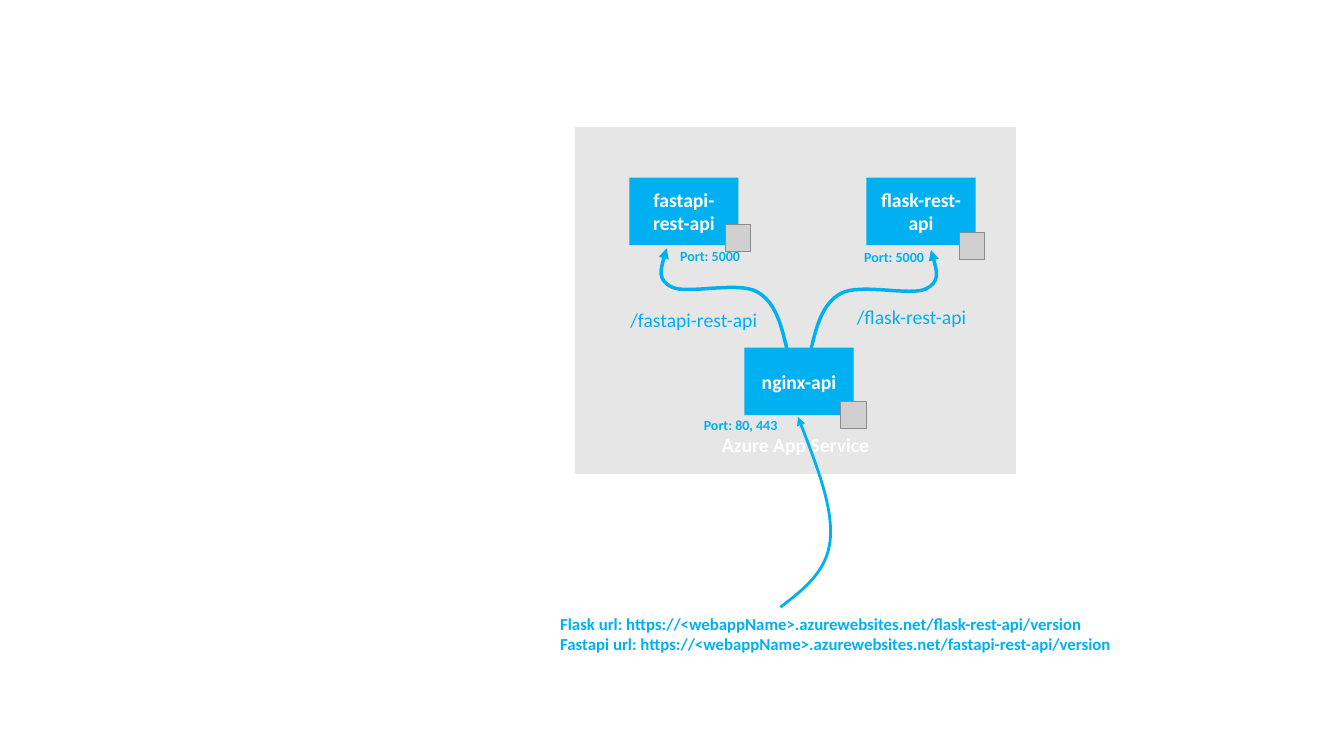
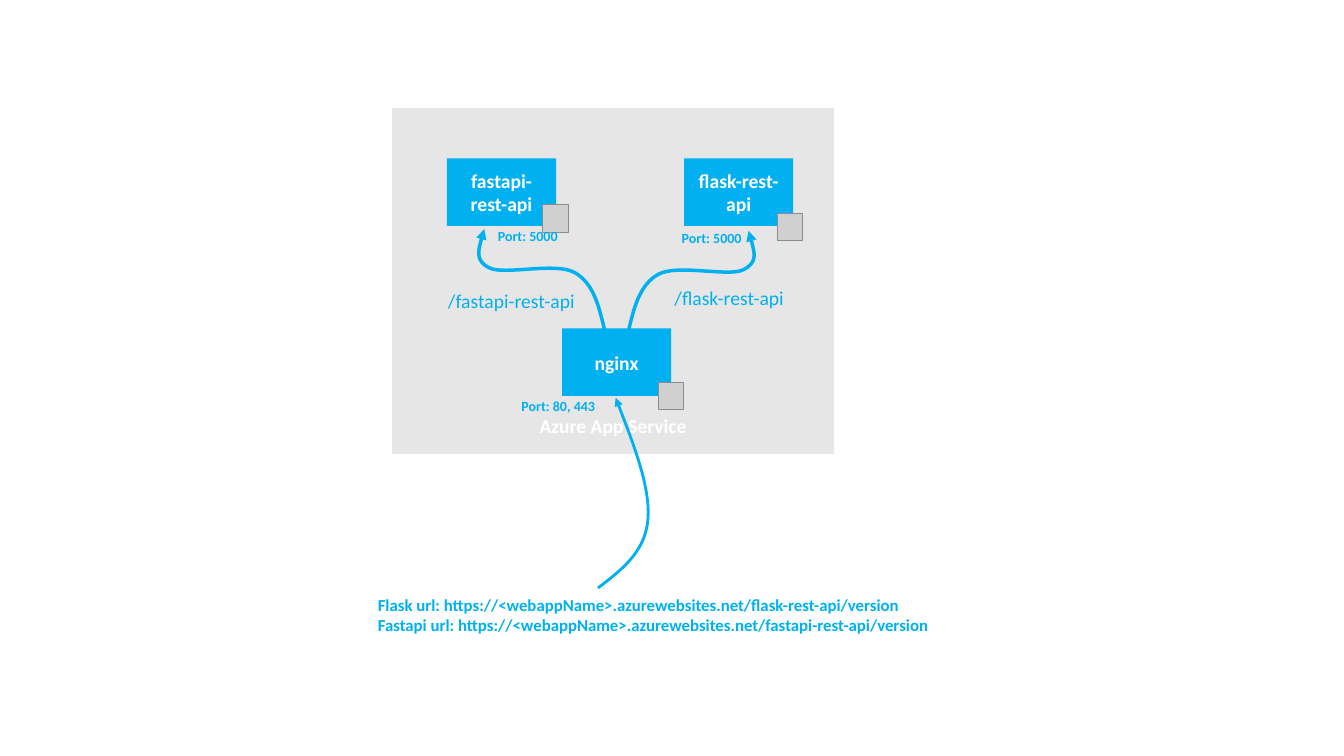
Before and after one commit to flecoqui/app-service-multi-container, a slide deck: slide 4 of docs/Slides.pptx (slide 1 before the commit). Drawn at 1344x756 pixels with LibreOffice and Linux fonts; fonts in the diff are those of the drawing; grey boxes stand for pictures. Boxes give left, top, right and bottom in pixels: in the first picture for what was removed or moved away, otherwise in the second. Text is boxed around its words. In the diff, an @@ line names an element or a change of style, - is before the commit and + after.

```diff
--- a/docs/Slides.pptx
+++ b/docs/Slides.pptx
@@ 3 pictures, 3 texts, 1 rectangle, 1 freeform shape moved together from (x1=560, y1=128, x2=1110, y2=653) to (x1=378, y1=109, x2=928, y2=634) @@
@@ 3 texts, 3 rectangles, 2 freeform shapes moved together from (x1=629, y1=177, x2=976, y2=608) to (x1=447, y1=158, x2=793, y2=589) @@
@@ text in rectangle at (x1=595, y1=356, x2=639, y2=374): text changed @@
-nginx-api
+nginx
```
Also in this commit, not shown: 1 other slide changed, 2 slides added, 10 other files.
